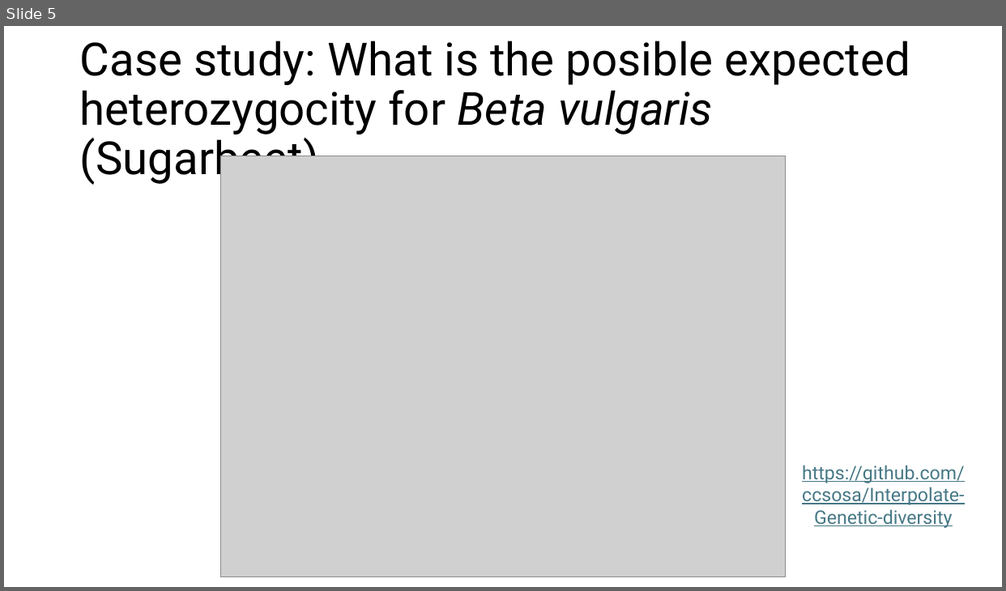
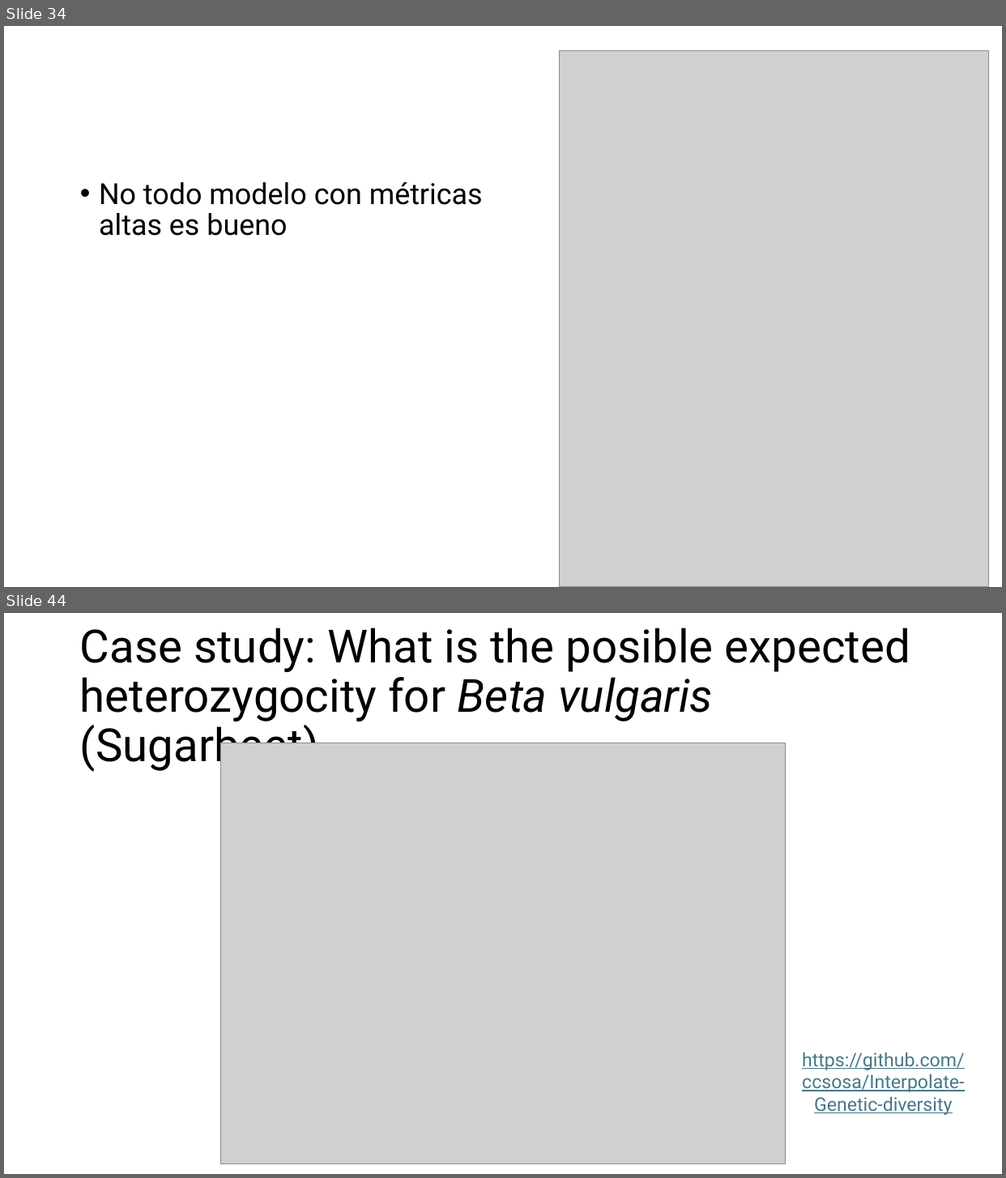
Before and after one commit to ccsosa/SDM_2026_2, a slide deck: 003_Machine_learning_R/Introduction to machine learning in R!.pptx. Shown one above the other, each under a label of ours: slide 5 before the commit, slides 34 and 44 after it; the slides between them are not shown. The pictures are 1006x591 and 1006x1178 pixels, drawn with LibreOffice and Linux fonts; fonts in the diff are those of the drawing; grey boxes stand for pictures. Boxes give left, top, right and bottom in pixels: in the first picture for what was removed or moved away, otherwise in the second. Text is boxed around its words. In the diff, an @@ line names an element or a change of style, - is before the commit and + after.

```diff
--- a/003_Machine_learning_R/Introduction to machine learning in R!.pptx
+++ b/003_Machine_learning_R/Introduction to machine learning in R!.pptx
@@ slide 34 added at [4,26,1002,587], background #FFFFFF @@
@@ picture added at [560,50,989,587] @@
@@ text added at [99,182,483,236], 28 pt, text #000000 @@
+• No todo modelo con métricas altas es bueno
@@ what was slide 5 is now slide 44 @@
```
Also in this commit, not shown: 44 other slides added, 7 slides removed, 26 other files.
